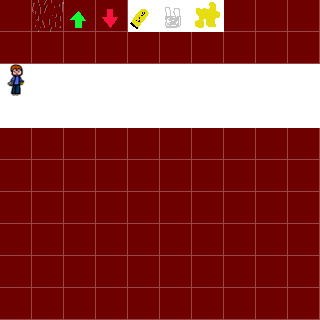
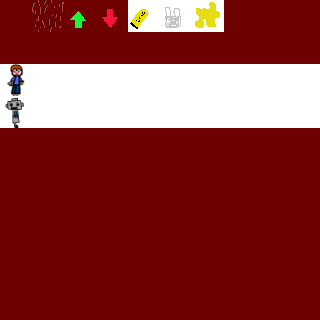
Before/after of a 320 × 320 layered artwork. What changed in the layer stack:
hid "Layer" over [0, 0, 320, 320]
painted on "Background" over [5, 97, 25, 128]
